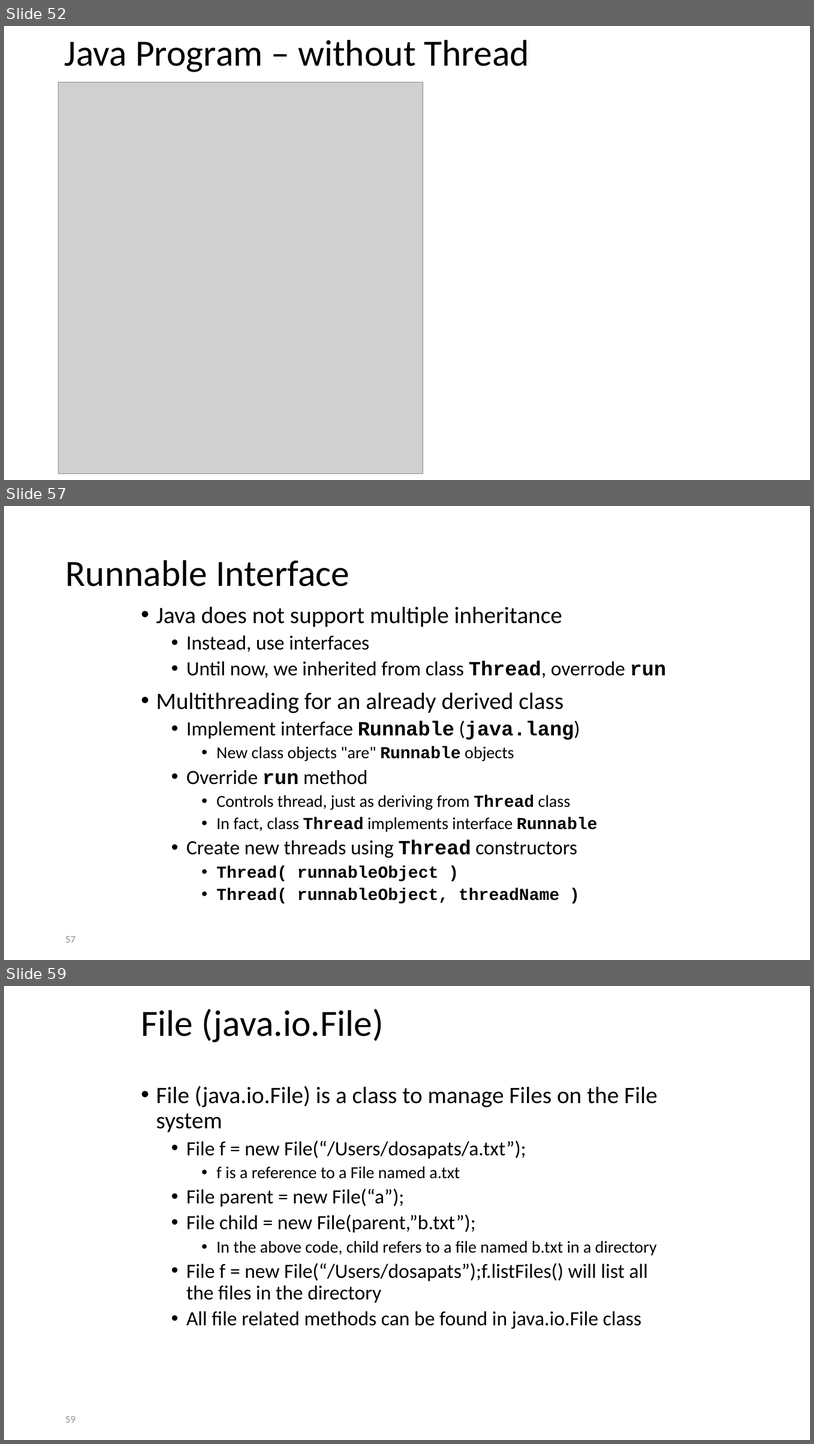
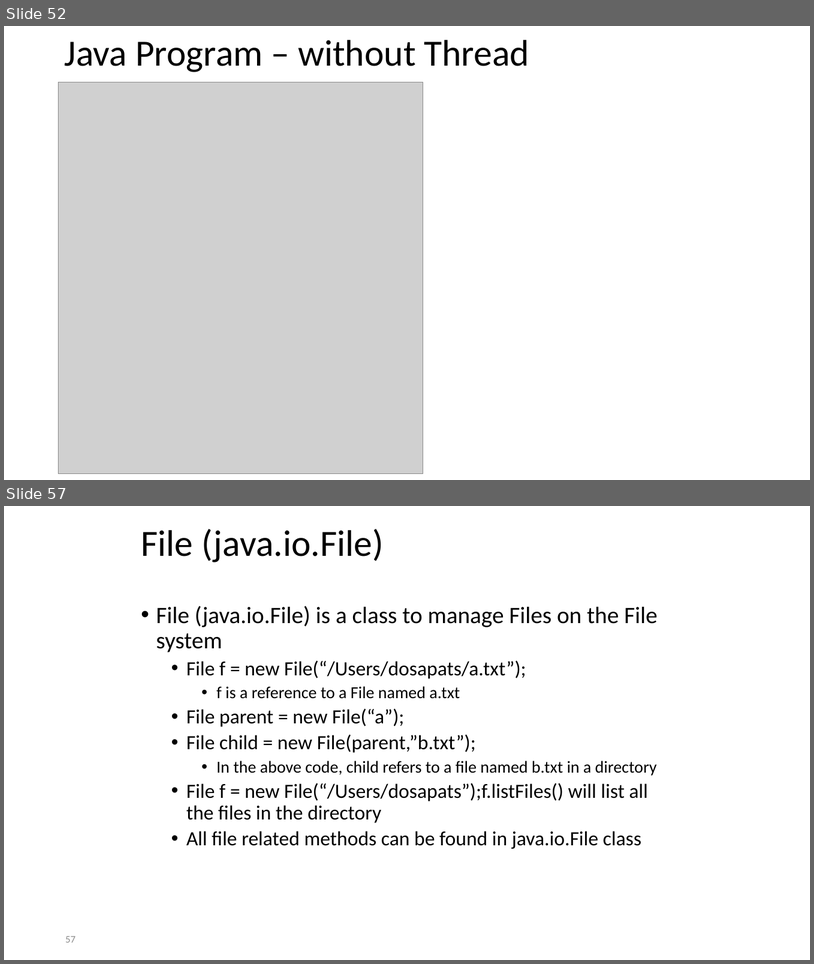
Before and after one commit to sivadosapati/NEUSep16, a slide deck: notes/Java Presentation.pptx. Shown one above the other, each under a label of ours: slides 52, 57 and 59 before the commit, slides 52 and 57 after it; the slides between them are not shown. The pictures are 814x1444 and 814x964 pixels, drawn with LibreOffice and Linux fonts; fonts in the diff are those of the drawing; grey boxes stand for pictures. Boxes give left, top, right and bottom in pixels: in the first picture for what was removed or moved away, otherwise in the second. Text is boxed around its words. In the diff, an @@ line names an element or a change of style, - is before the commit and + after.

```diff
--- a/notes/Java Presentation.pptx
+++ b/notes/Java Presentation.pptx
@@ slide 57 removed at box(4, 506, 810, 960), background #FFFFFF @@
@@ title removed at box(65, 560, 350, 586) @@
-Runnable Interface
@@ text removed at box(156, 606, 667, 903) @@
-• Java does not support multiple inheritance
-  • Instead, use interfaces
-  • Until now, we inherited from class Thread, overrode run
-• Multithreading for an already derived class
-  • Implement interface Runnable (java.lang)
-    • New class objects "are" Runnable objects
-  • Override run method
-    • Controls thread, just as deriving from Thread class
-    • In fact, class Thread implements interface Runnable
-  • Create new threads using Thread constructors
-    • Thread( runnableObject )
-    • Thread( runnableObject, threadName )
@@ page number removed at box(65, 936, 75, 942) @@
-57
@@ what was slide 59 is now slide 57 @@
@@ page number at box(65, 936, 75, 942): text changed @@
-59
+57
```
Also in this commit, not shown: 5 slides changed, 1 other slide removed.
